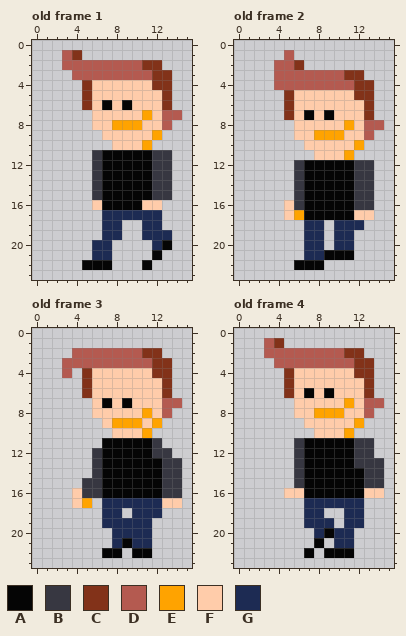
Pixel-art file: assets/asesprite/citizen3.ase. Above: the version before the commit.
24x24 pixels, 166 frames. Colours within 5 levels of each other are drawn and written as one. Shown: old frame 1: x 0..15, y 0..23; old frame 2: x 0..15, y 0..23; old frame 3: x 0..15, y 0..23; old frame 4: x 0..15, y 0..23. The commit also changed other frames, which this record leaves out.
Palette (. is transparent): A #050505  B #373741  C #823219  D #b45a50  E #ffa300  F #ffccaa  G #1d2b53
And afterwards:
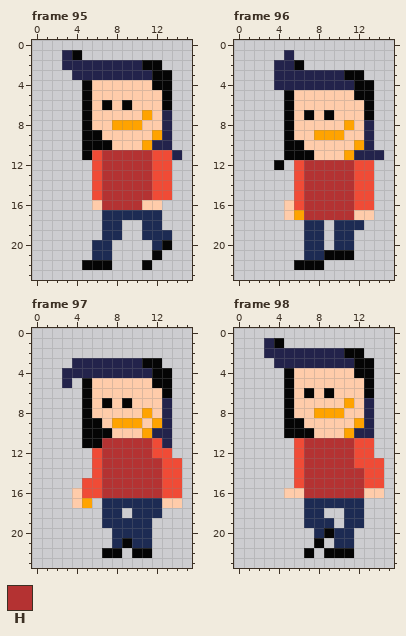
Colours new in this view: H #b43232
A new or re-ordered frame is compared with the old frame closest to it.
From old to new:
frames 166 -> 175
colour B: #373741 -> #f04b36
colour D: #b45a50 -> #23234b
Changed rows in their new state; - is a pixel that keeps its letter.
Frame 95 is new; against old frame 1:
first column x 4:
 1 A----------
 2 -------AA--
 3 --------AA-
 4 -A------AA-
 5 -A-------A-
 6 -A-------A-
 7 -A--------.
 8 -A---------
 9 -AA------D-
10 -AAA----DD-
11 -A-HHHHH--D
12 ---HHHHH---
13 ---HHHHH---
14 ---HHHHH---
15 ---HHHHH---
16 ---HHHH----
Frame 96 is new; against old frame 2:
first column x 4:
 2 --A--------
 3 -------AA--
 4 --------AA-
 5 -A------AA-
 6 -A-------A-
 7 -A-------A-
 8 -A--------.
 9 -A---------
10 -AA------D-
11 -AAA----DDD
12 A--HHHHH---
13 ---HHHHH---
14 ---HHHHH---
15 ---HHHHH---
16 ---HHHHH---
17 ---HHHHH---
Frame 97 is new; against old frame 3:
first column x 3:
 2 -.........--
 3 .-------AA.-
 4 -DDDDDDDDAA-
 5 D-A------AA-
 6 --A-------A-
 7 --A--------.
 8 --A---------
 9 --AA------D-
10 --AAA----DD-
11 --AAHHHHH-D-
12 ----HHHHH---
13 ----HHHHHH--
14 ----HHHHHH--
15 ----HHHHHH--
16 ----HHHHHH--
Frame 98 is new; against old frame 4:
first column x 4:
 1 A----------
 2 -------AA--
 3 --------AA-
 4 -A------AA-
 5 -A-------A-
 6 -A-------A-
 7 -A--------.
 8 -A---------
 9 -AA------D-
10 -AAA----DD-
11 ---HHHHH---
12 ---HHHHH---
13 ---HHHHH---
14 ---HHHHHH--
15 ---HHHHHH--
16 ---HHHHHH--
